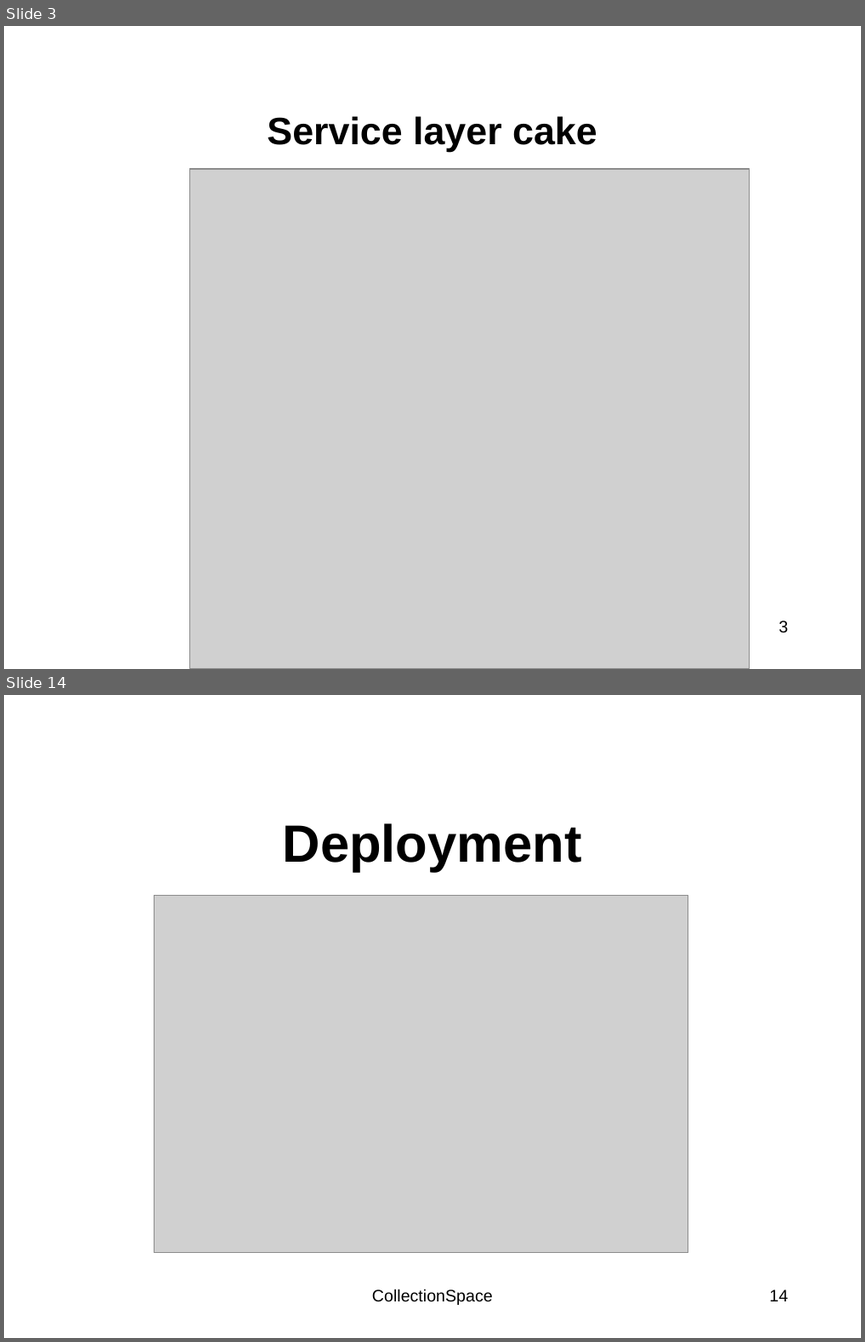
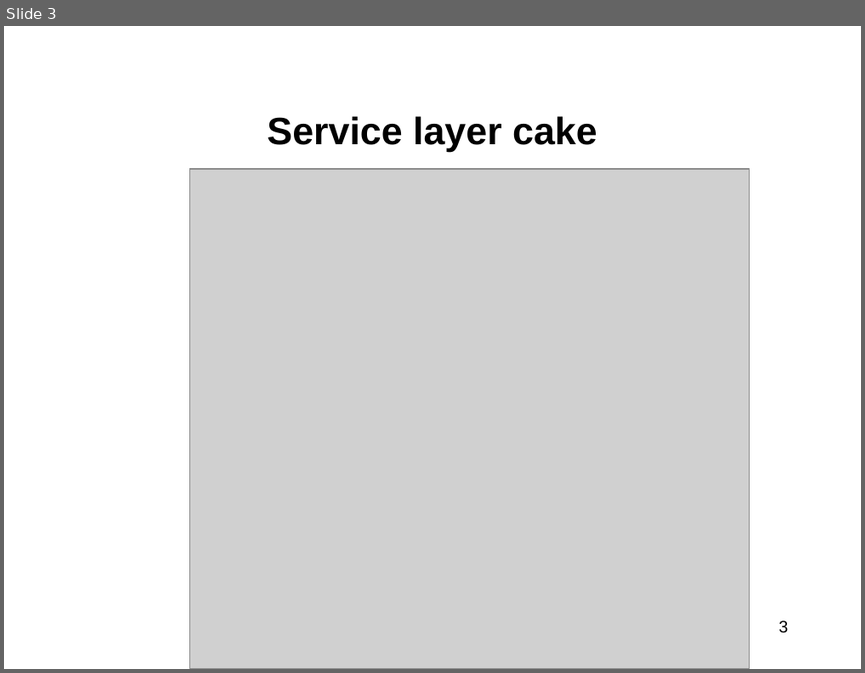
Before and after one commit to walkerart/services, a slide deck: docs/allteam-061409-toronto/Toronto_BehindTheScenes.pptx. Shown one above the other, each under a label of ours: slides 3 and 14 before the commit, slide 3 after it; the slides between them are not shown. The pictures are 865x1342 and 865x673 pixels, drawn with LibreOffice and Linux fonts; fonts in the diff are those of the drawing; grey boxes stand for pictures; background and template pictures are left out. Boxes give left, top, right and bottom in pixels: in the first picture for what was removed or moved away, otherwise in the second. Text is boxed around its words. In the diff, an @@ line names an element or a change of style, - is before the commit and + after.

```diff
--- a/docs/allteam-061409-toronto/Toronto_BehindTheScenes.pptx
+++ b/docs/allteam-061409-toronto/Toronto_BehindTheScenes.pptx
@@ slide 14 removed at (4,695,861,1338), background picture (left out) @@
@@ title removed at (283,823,582,872) @@
-Deployment
@@ picture removed at (154,896,687,1252) @@
@@ text removed at (372,1288,493,1304) @@
-CollectionSpace
@@ page number removed at (769,1289,788,1301) @@
-14
```
Also in this commit, not shown: 11 slides changed, 2 slides added.
